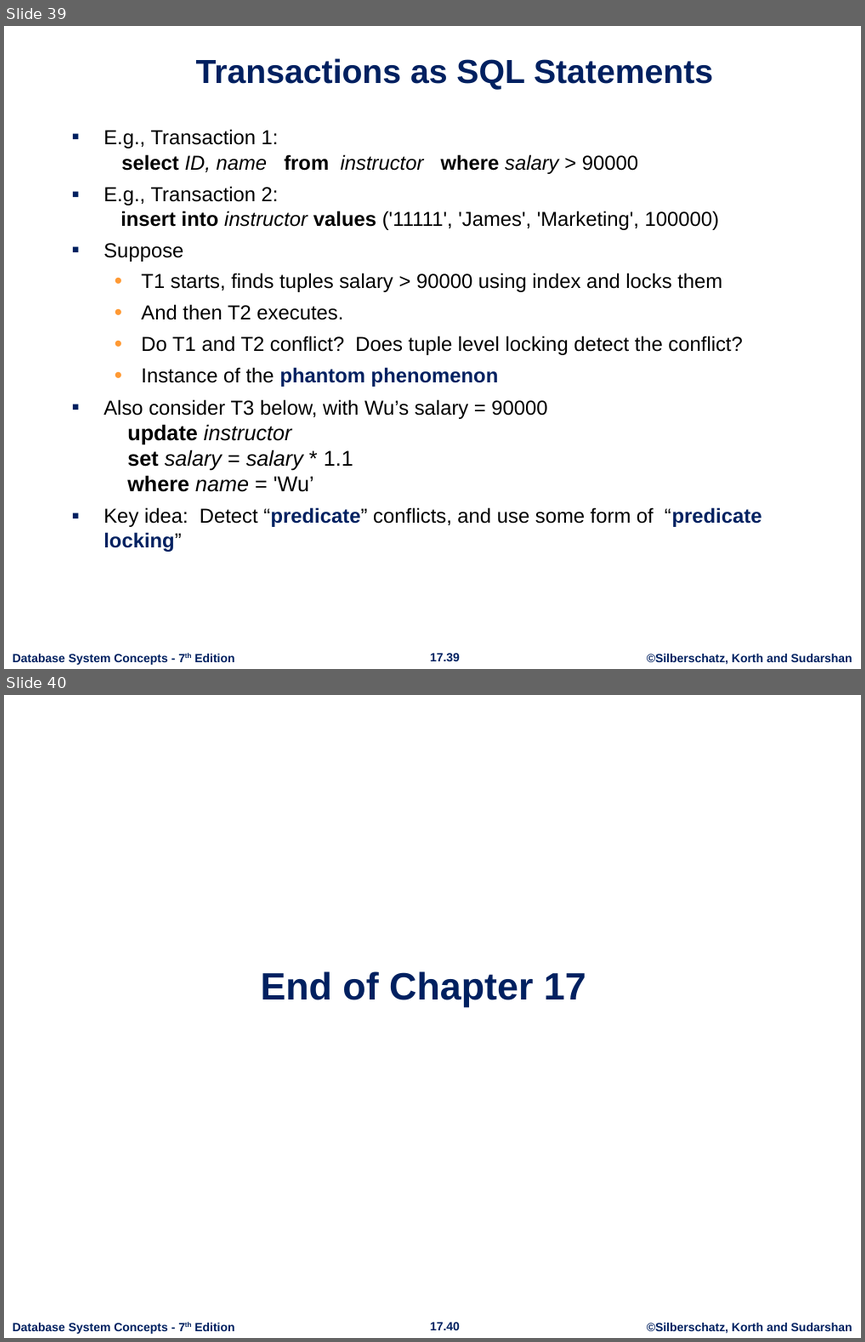
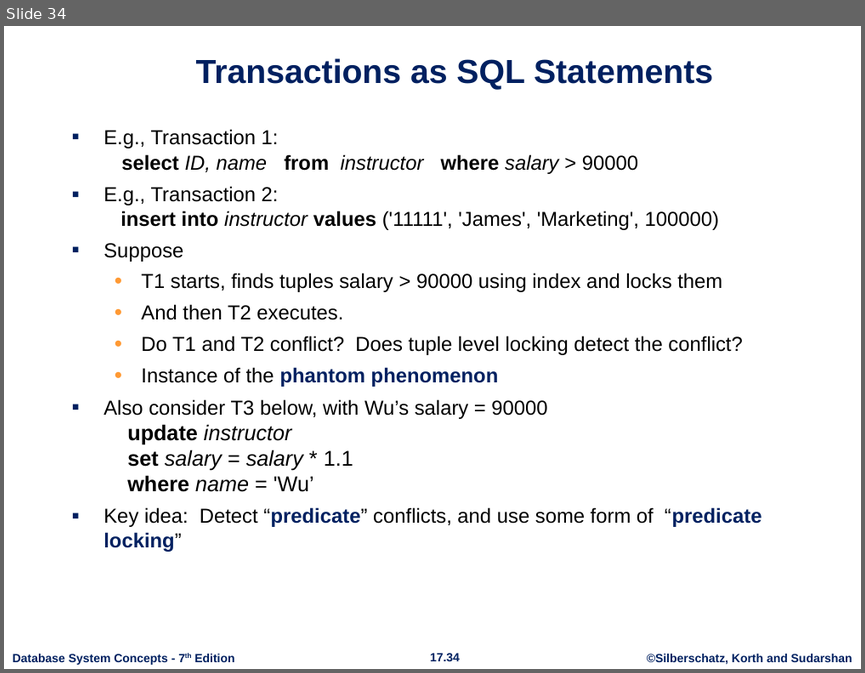
Before and after one commit to rahulgotrekiya/clg-backup, a slide deck: rdbms/SQL Plus/RDBMS_Sem-1/Unit-5/ch17-Transaction.pptx. Shown one above the other, each under a label of ours: slides 39 and 40 before the commit, slide 34 after it. The pictures are 865x1342 and 865x673 pixels, drawn with LibreOffice and Linux fonts; fonts in the diff are those of the drawing; background and template pictures are left out. Boxes give left, top, right and bottom in pixels: in the first picture for what was removed or moved away, otherwise in the second. Text is boxed around its words. In the diff, an @@ line names an element or a change of style, - is before the commit and + after.

```diff
--- a/rdbms/SQL Plus/RDBMS_Sem-1/Unit-5/ch17-Transaction.pptx
+++ b/rdbms/SQL Plus/RDBMS_Sem-1/Unit-5/ch17-Transaction.pptx
@@ slide 40 removed at (4, 695, 861, 1338), background #FFFFFF; not listed: 3 template elements that a slide beside it also shows @@
@@ text removed at (261, 971, 586, 1007) @@
-End of Chapter 17
@@ what was slide 39 is now slide 34 @@
@@ page number at (430, 652, 460, 661): text changed @@
-17.39
+17.34
```
Also in this commit, not shown: 5 other slides removed, 36 other files.
